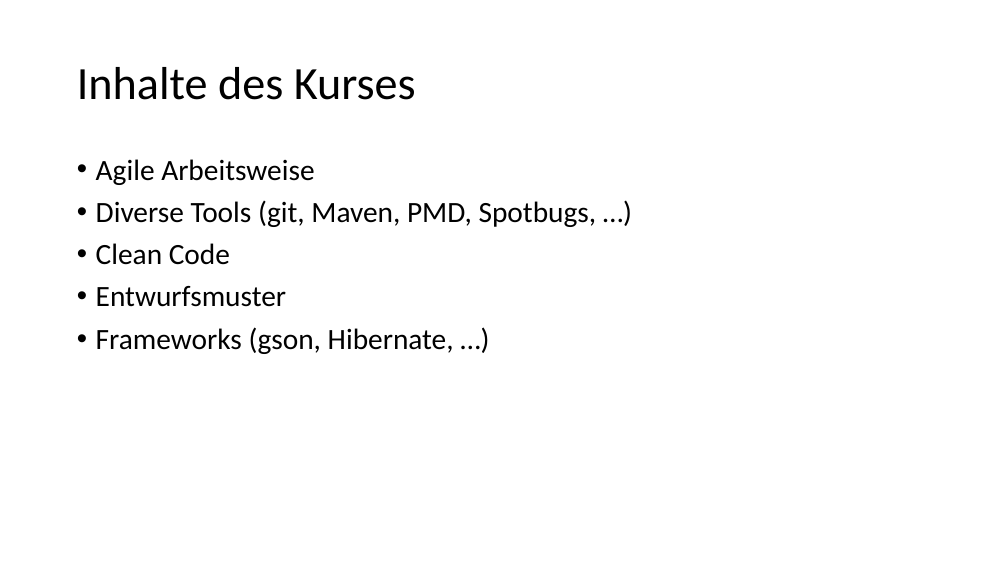
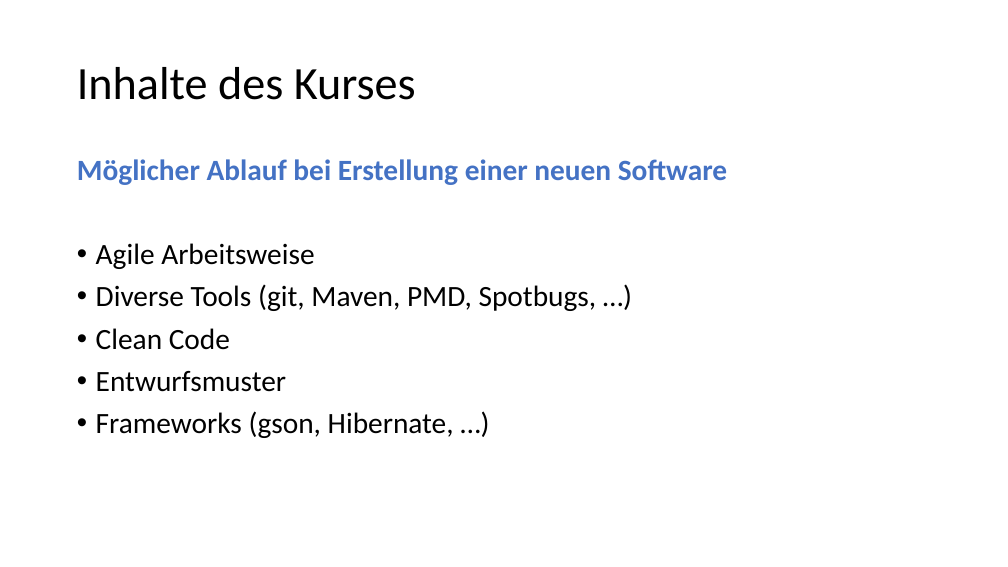
Before and after one commit to kneitzel/jadv-web, a slide deck: slide 2 of content/files/pp/JAdventure.pptx. Drawn at 1008x567 pixels with LibreOffice and Linux fonts; fonts in the diff are those of the drawing. Boxes give left, top, right and bottom in pixels: in the first picture for what was removed or moved away, otherwise in the second. Text is boxed around its words. In the diff, an @@ line names an element or a change of style, - is before the commit and + after.

```diff
--- a/content/files/pp/JAdventure.pptx
+++ b/content/files/pp/JAdventure.pptx
@@ text at bbox=[77, 159, 727, 185]: paragraph added @@
+Möglicher Ablauf bei Erstellung einer neuen Software
```
Also in this commit, not shown: 1 other slide changed, 12 other files.
